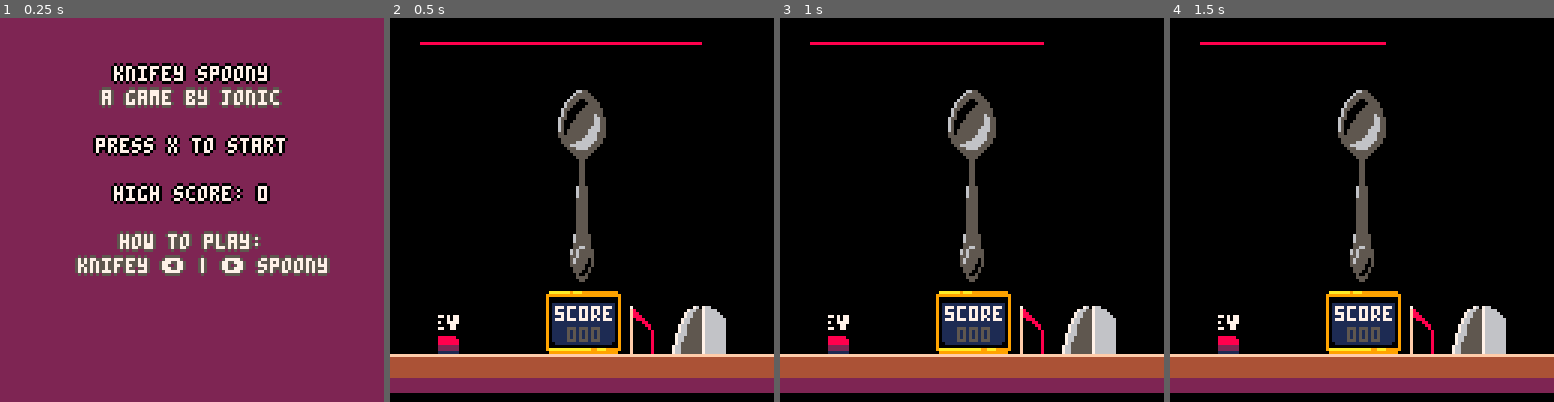
Above: before the commit, frames 1-4 (left to right).
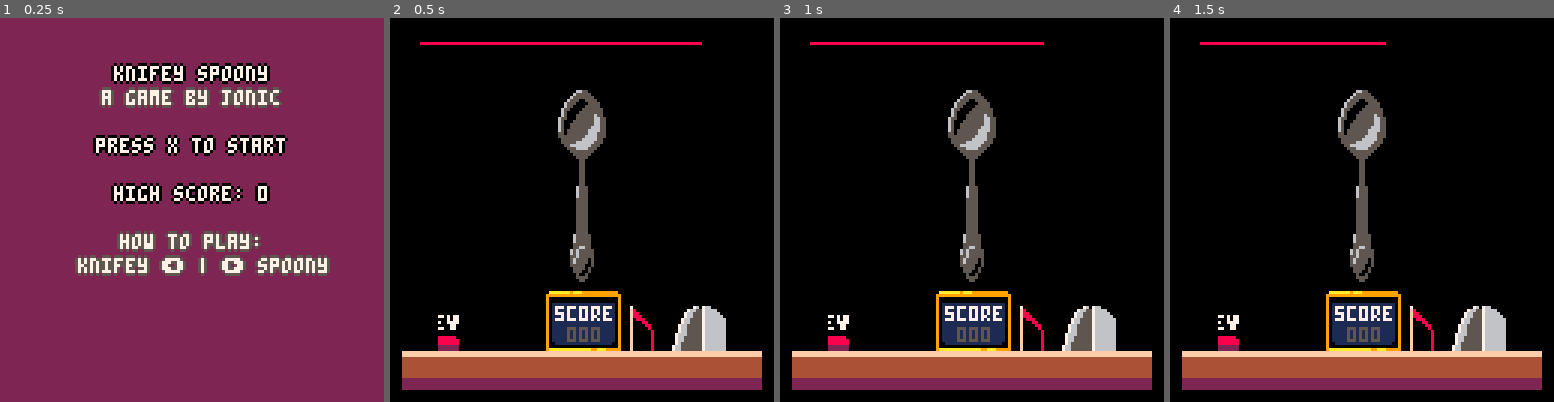
Above: after the commit, the same moments.

Repository: Jonic/knifey-spoony
Game: PICO-8 cartridge knifey-spoony.p8
Two runs of this game, one before a commit and one after it. Both use one fixed random seed, a clock stepped at 60 frames per second and the inputs below.
Inputs:
- Up to frame 1 (0.25 s): no input
- Up to frame 2 (0.5 s): tap X (X key) at 0.33 s
- Up to frame 3 (1 s): no input
- Up to frame 4 (1.5 s): tap X (X key) at 1.07 s

Frame 1 is identical in both runs. In frame 2, 2.1% of the frame differs, in the area x 0-100%, y 86-98%; in frame 3, 2.1%; in frame 4, 2.1%.

Commit message:
Removed sprites for floor - drawing with code

Diff:
--- a/knifey-spoony.p8
+++ b/knifey-spoony.p8
@@ -149,9 +149,6 @@
           { i = 44, x = 10, y = 12, w = 4, h = 2 },
           { i = 40, x = 10, y = 12, w = 4, h = 2 }
         }
-      },
-      floor = {
-        { i = 224, x = 0, y = 14, w = 16, h = 2 }
       },
       frame = {
         { i = 0,   x = 0,  y = 0 },
@@ -257,7 +254,9 @@
     end,
 
     draw_floor = function(self)
-      draw_sprites(self.sprites.floor)
+      rectfill(4, 111, 123, 112, 15)
+      rectfill(4, 113, 123, 119, 4)
+      rectfill(4, 120, 123, 123, 2)
     end,
 
     draw_frame = function(self)
